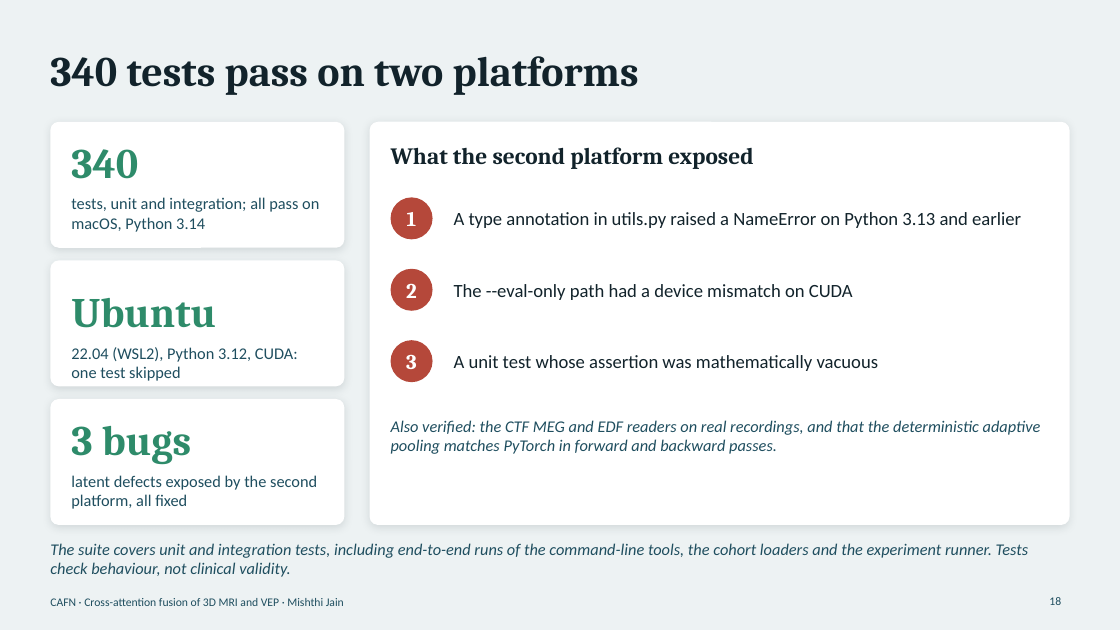
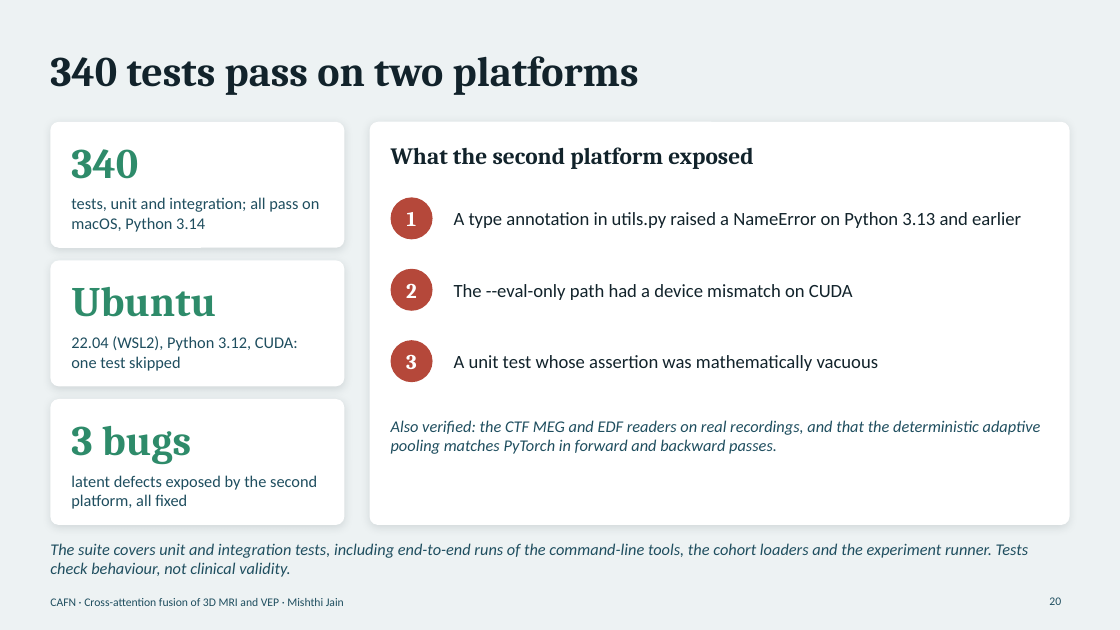
Before and after one commit to AmanSwar/NeuroImaging, a slide deck: slide 20 of docs/NeuroImaging_CAFN_Presentation.pptx (slide 18 before the commit). Drawn at 1120x630 pixels with LibreOffice and Linux fonts; fonts in the diff are those of the drawing. Boxes give left, top, right and bottom in pixels: in the first picture for what was removed or moved away, otherwise in the second. Text is boxed around its words. In the diff, an @@ line names an element or a change of style, - is before the commit and + after.

```diff
--- a/docs/NeuroImaging_CAFN_Presentation.pptx
+++ b/docs/NeuroImaging_CAFN_Presentation.pptx
@@ text "Ubuntu": place and size @@
-text "Ubuntu" at (71,298,216,328)
+text "Ubuntu" at (71,287,216,317)
@@ text "22.04 (WSL2), Python 3.12, CUDA: ...": place and size @@
-text "22.04 (WSL2), Python 3.12, CUDA: ..." at (71,347,298,381)
+text "22.04 (WSL2), Python 3.12, CUDA: ..." at (71,336,298,371)
@@ page number at (1049,597,1061,605): text changed @@
-18
+20
```
Also in this commit, not shown: 16 other slides changed, 18 other files.
